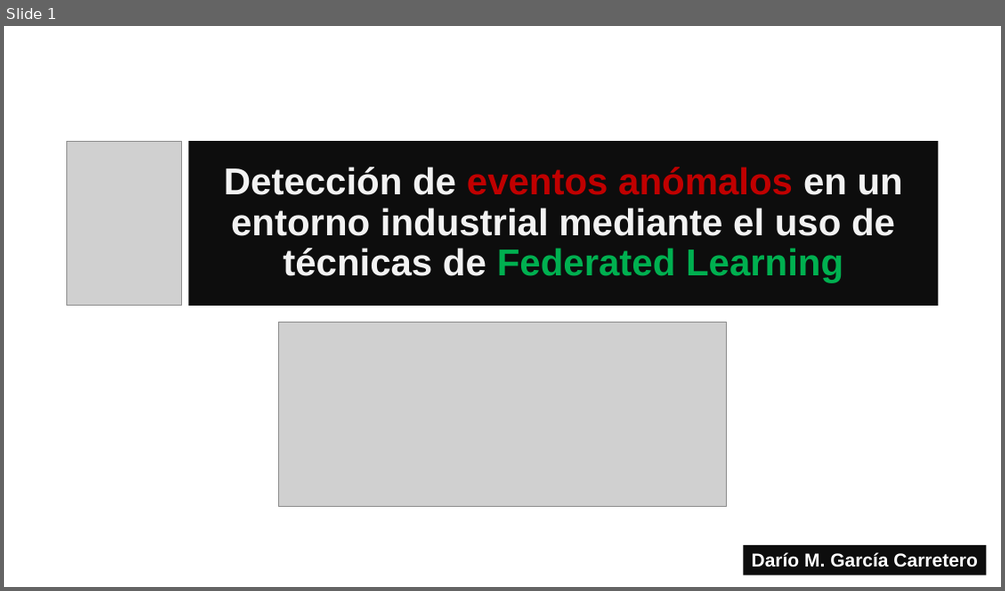
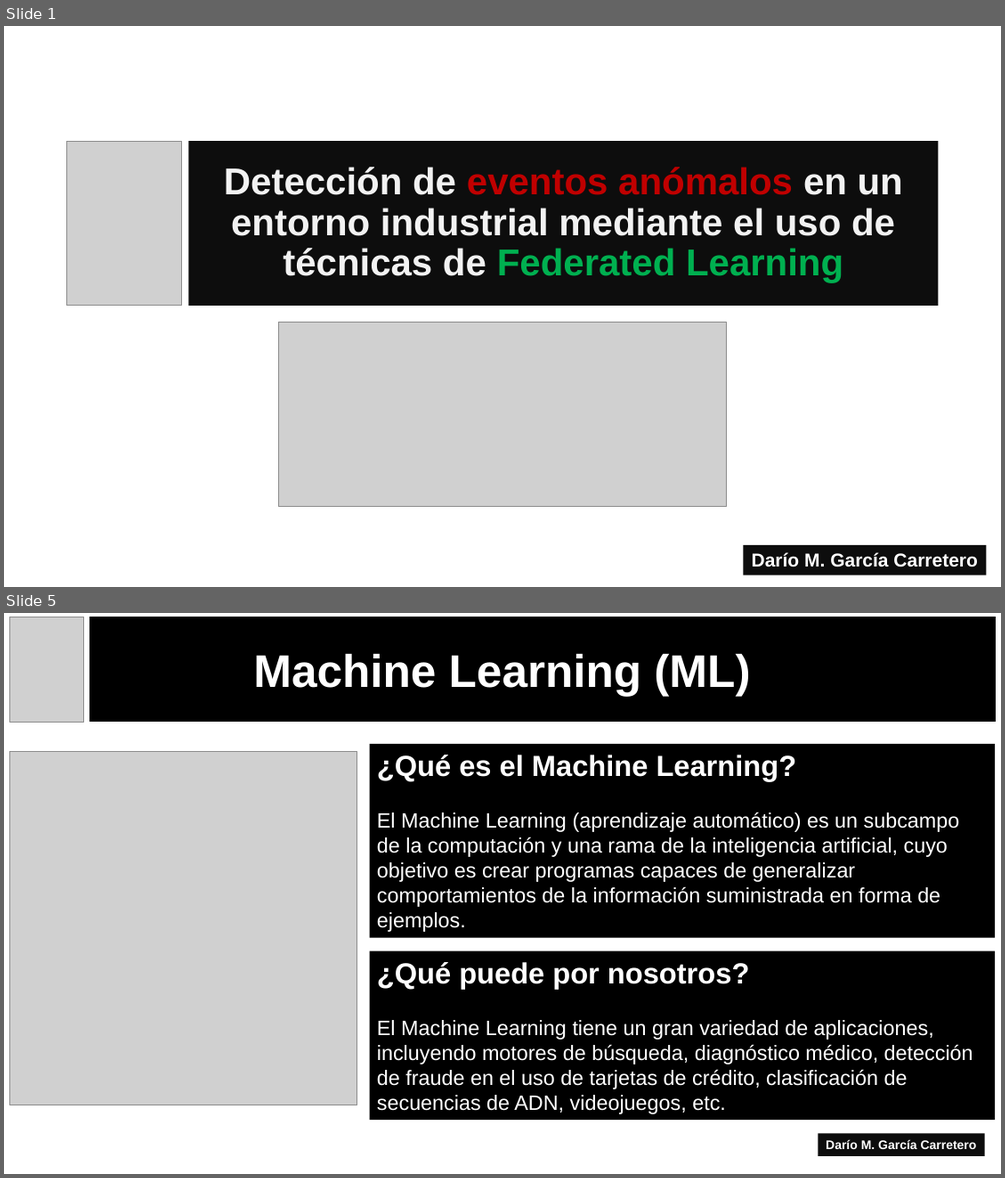
Before and after one commit to Borogum/masterdatacience, a slide deck: doc/TFM.pptx. Shown one above the other, each under a label of ours: slide 1 before the commit, slides 1 and 5 after it; the slides between them are not shown. The pictures are 1005x591 and 1005x1178 pixels, drawn with LibreOffice and Linux fonts; fonts in the diff are those of the drawing; grey boxes stand for pictures. Boxes give left, top, right and bottom in pixels: in the first picture for what was removed or moved away, otherwise in the second. Text is boxed around its words. In the diff, an @@ line names an element or a change of style, - is before the commit and + after.

```diff
--- a/doc/TFM.pptx
+++ b/doc/TFM.pptx
@@ slide 5 added at (4,613,1001,1174), background #FFFFFF @@
@@ picture added at (10,617,83,722) @@
@@ rectangle added at (90,617,995,721), fill #000000, outline #000000 1 pt @@
@@ text added at (253,653,750,696), 44 pt, text #FFFFFF, bold @@
+Machine Learning (ML)
@@ rectangle added at (370,744,995,938), fill #000000, 20 pt, text #FFFFFF @@
+¿Qué es el Machine Learning?
+El Machine Learning (aprendizaje automático) es un subcampo de la computación y una rama de la inteligencia artificial, cuyo objetivo es crear programas capaces de generalizar comportamientos de la información suministrada en forma de ejemplos.
@@ picture added at (10,751,357,1105) @@
@@ rectangle added at (370,951,995,1120), fill #000000, 20 pt, text #FFFFFF @@
+¿Qué puede por nosotros?
+El Machine Learning tiene un gran variedad de aplicaciones, incluyendo motores de búsqueda, diagnóstico médico, detección de fraude en el uso de tarjetas de crédito, clasificación de secuencias de ADN, videojuegos, etc.
@@ rectangle added at (818,1134,985,1156), fill #0D0D0D, 12 pt, text #FFFFFF, bold @@
+Darío M. García Carretero
```
Also in this commit, not shown: 3 slides changed, 2 other slides added.
